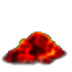
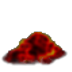
Two versions of the same layered image (72×72). Layer-by-layer changes:
painted on "Lava Layer#1" over [left=3, top=32, right=66, bottom=64]
